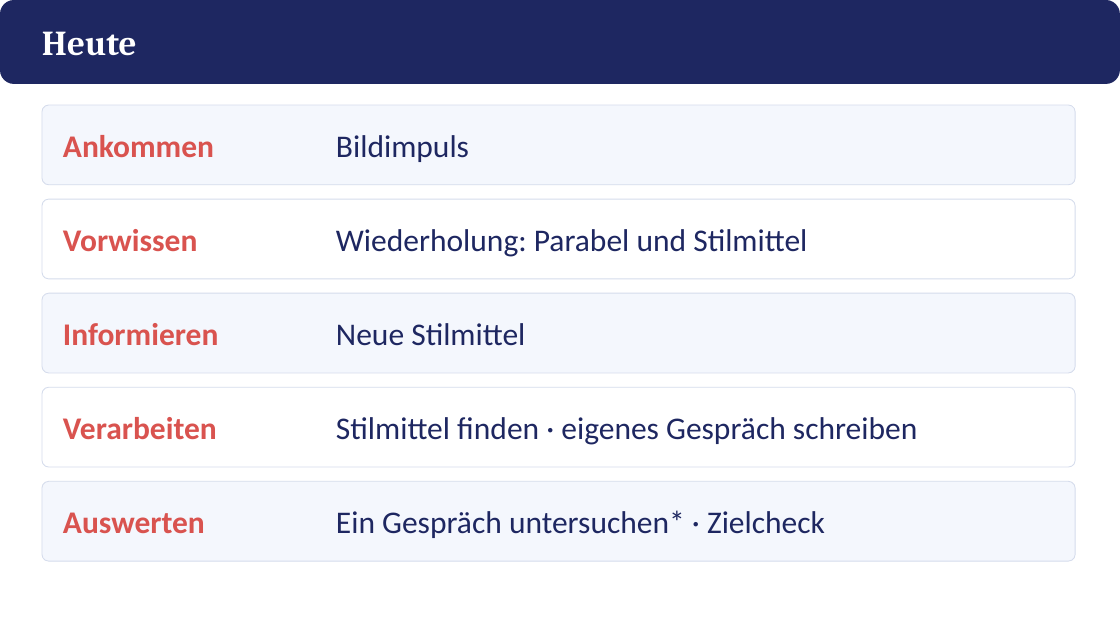
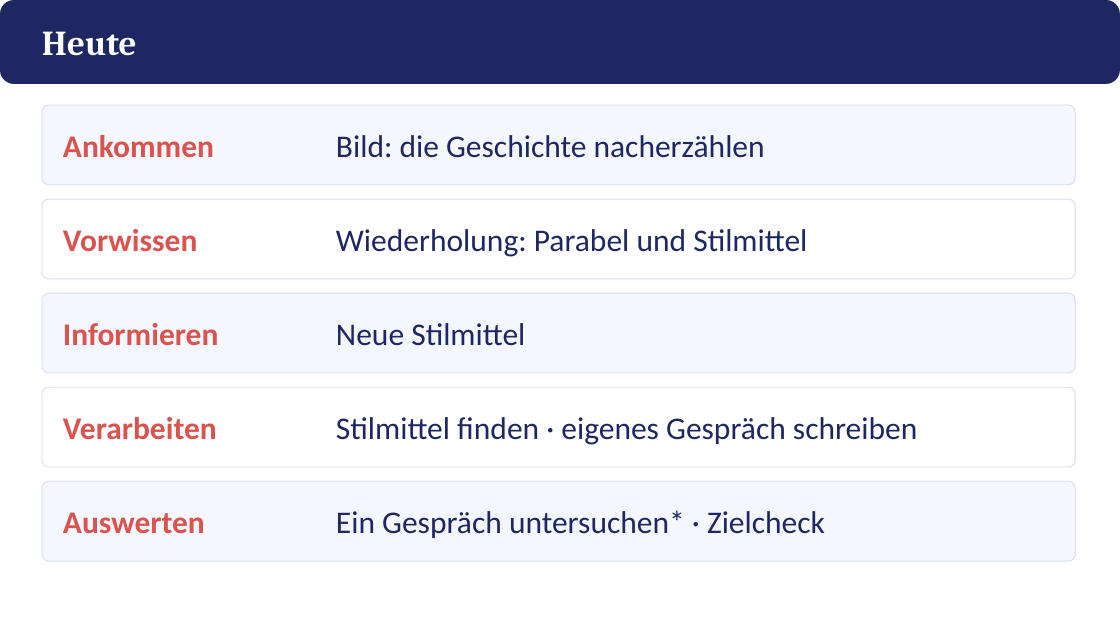
Before and after one commit to golzkonstantin-gif/Schule, a slide deck: slide 1 of Deutsch_11/Kafka_Gibs_auf/Praesentation_Gibs_auf.pptx. Drawn at 1120x630 pixels with LibreOffice and Linux fonts; fonts in the diff are those of the drawing. Boxes give left, top, right and bottom in pixels: in the first picture for what was removed or moved away, otherwise in the second. Text is boxed around its words. In the diff, an @@ line names an element or a change of style, - is before the commit and + after.

```diff
--- a/Deutsch_11/Kafka_Gibs_auf/Praesentation_Gibs_auf.pptx
+++ b/Deutsch_11/Kafka_Gibs_auf/Praesentation_Gibs_auf.pptx
@@ text at box(336, 135, 765, 158): text changed @@
-Bildimpuls
+Bild: die Geschichte nacherzählen
```
Also in this commit, not shown: 1 other slide changed, 1 slide added, 1 slide removed, 10 other files.
